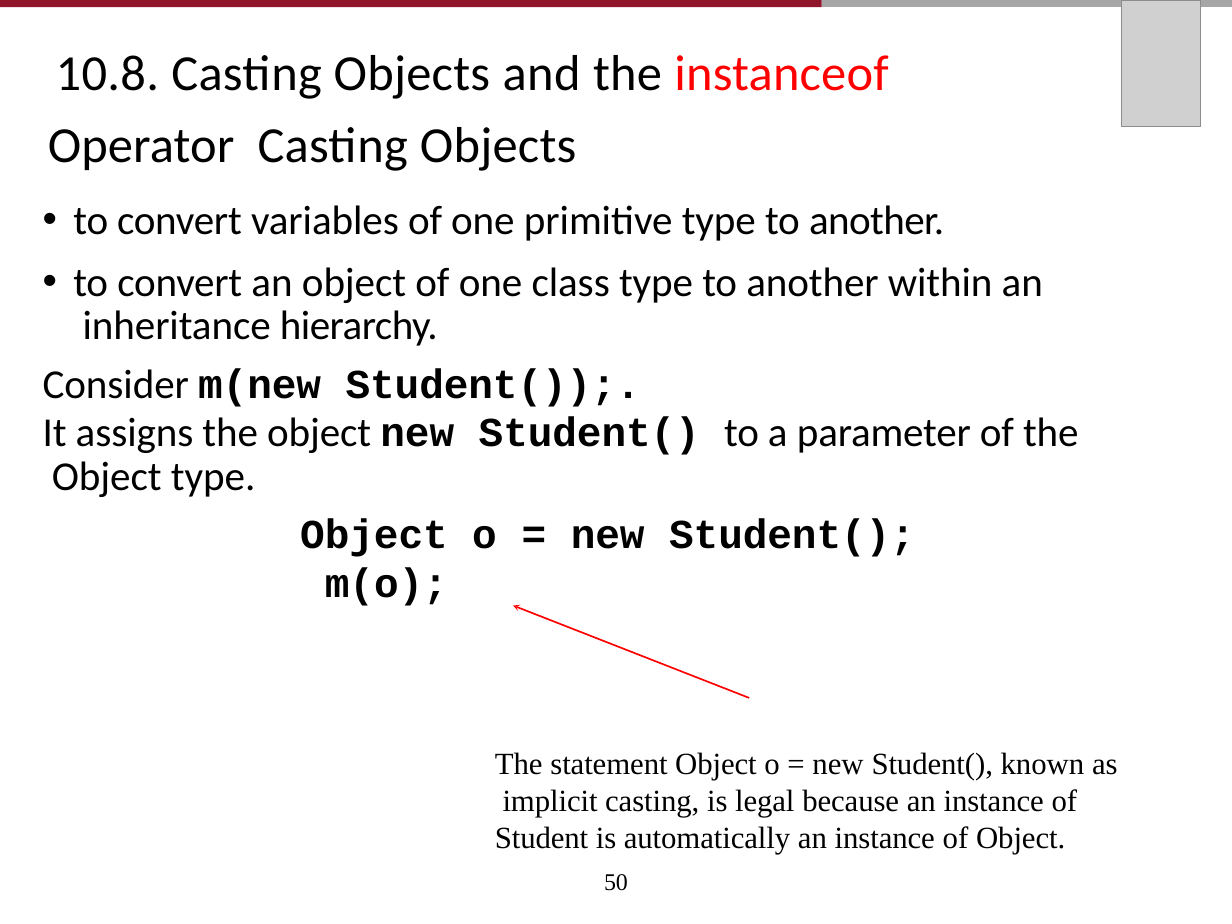
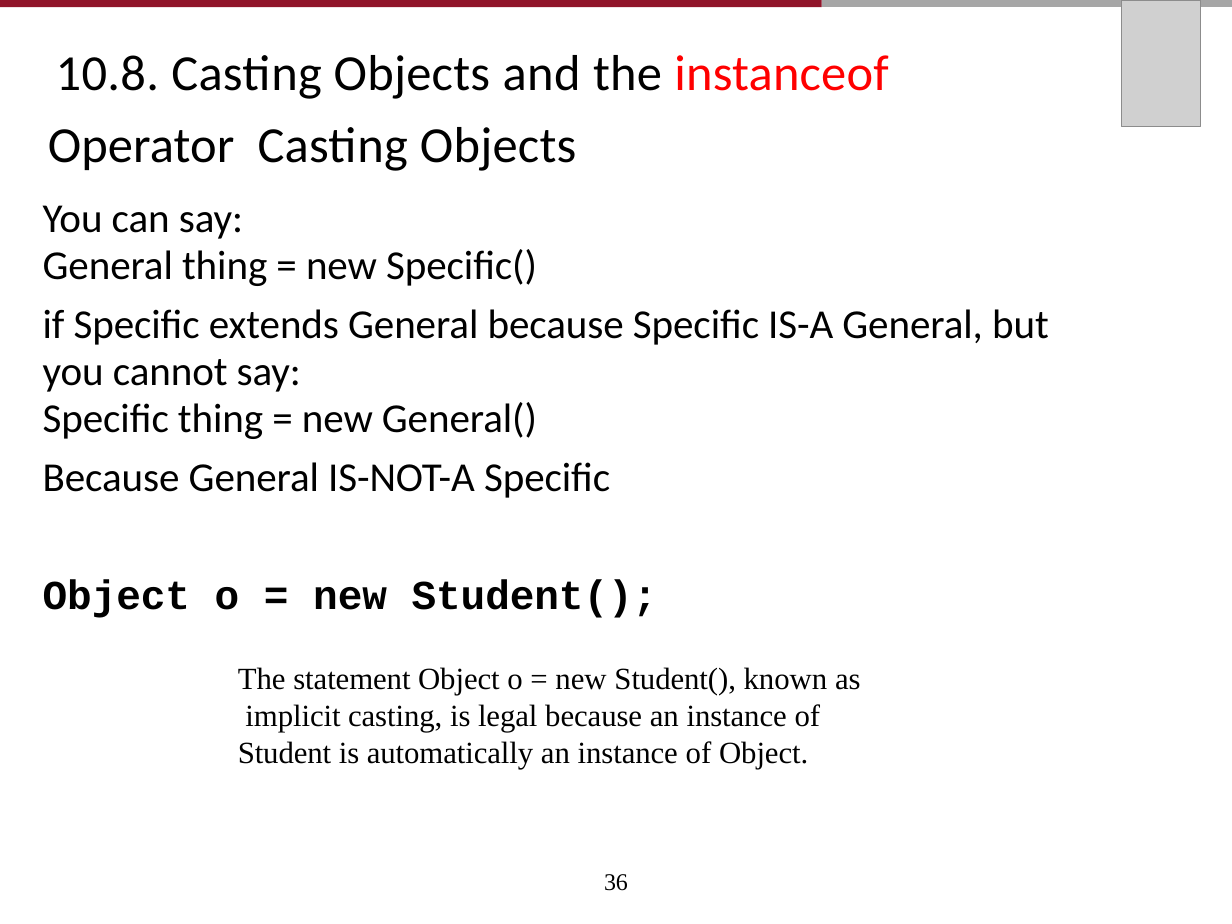
Before and after one commit to AughdonBreslin/CS501IntroToJava, a slide deck: slide 36 of Lectures/10_Inheritance and Polymorphism.pptx (slide 50 before the commit). Drawn at 1232x924 pixels with LibreOffice and Linux fonts; fonts in the diff are those of the drawing; grey boxes stand for pictures. Boxes give left, top, right and bottom in pixels: in the first picture for what was removed or moved away, otherwise in the second. Text is boxed around its words. In the diff, an @@ line names an element or a change of style, - is before the commit and + after.

```diff
--- a/Lectures/10_Inheritance and Polymorphism.pptx
+++ b/Lectures/10_Inheritance and Polymorphism.pptx
@@ text at [43, 205, 1049, 618]: text changed @@
-• to convert variables of one primitive type to another.
-• to convert an object of one class type to another within an inheritance hierarchy.
-Consider m(new Student());.
-It assigns the object new Student() to a parameter of the Object type.
-Object o = new Student(); m(o);
+You can say:
+General thing = new Specific()
+if Specific extends General because Specific IS-A General, but you cannot say:
+Specific thing = new General()
+Because General IS-NOT-A Specific
+Object o = new Student();
@@ freeform shape removed at [513, 605, 749, 699] @@
@@ text "The statement Object o = ...": place and size @@
-text "The statement Object o = ..." at [495, 752, 1118, 854]
+text "The statement Object o = ..." at [238, 667, 861, 769]
@@ page number at [604, 874, 628, 891]: text changed @@
-50
+36
```
Also in this commit, not shown: 21 other slides changed, 2 slides added, 39 slides removed, 26 other files.
